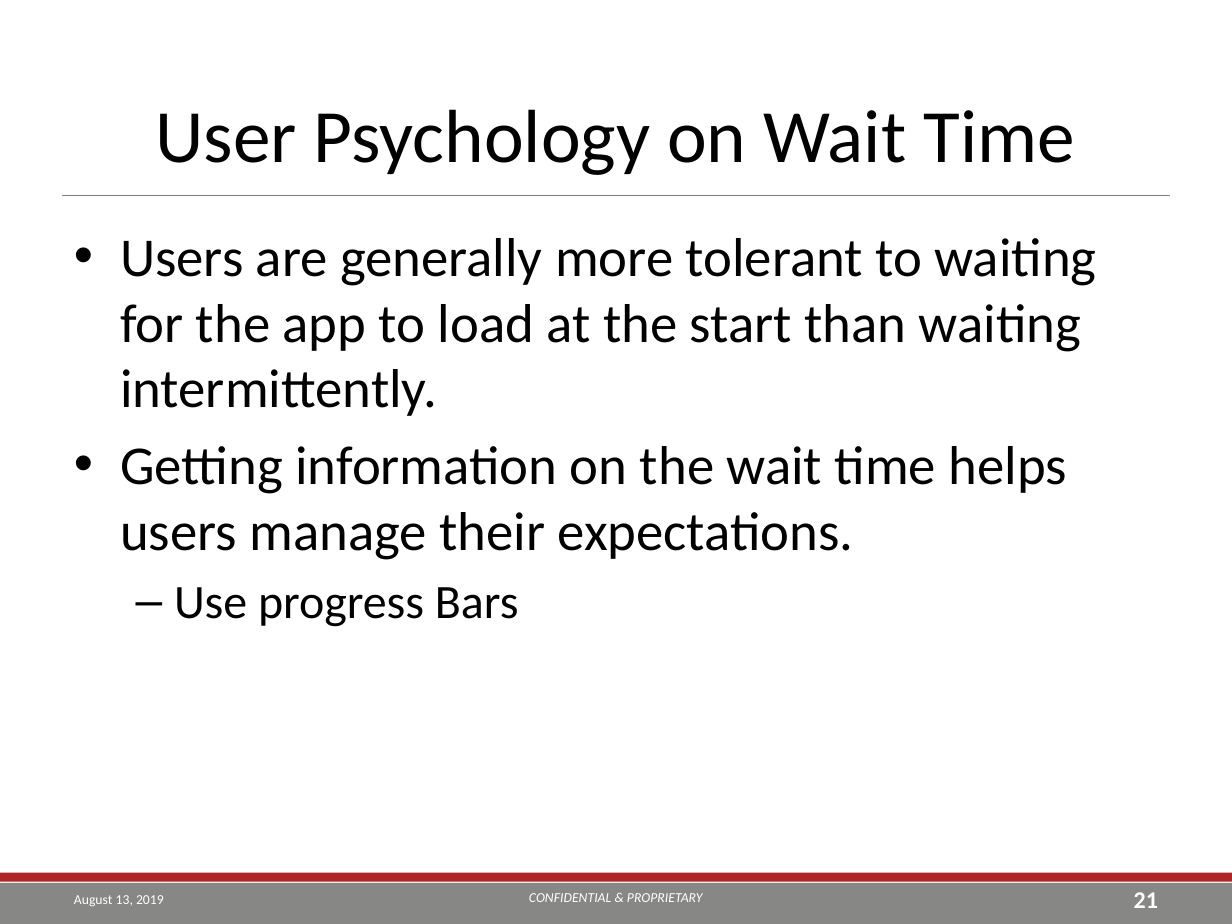
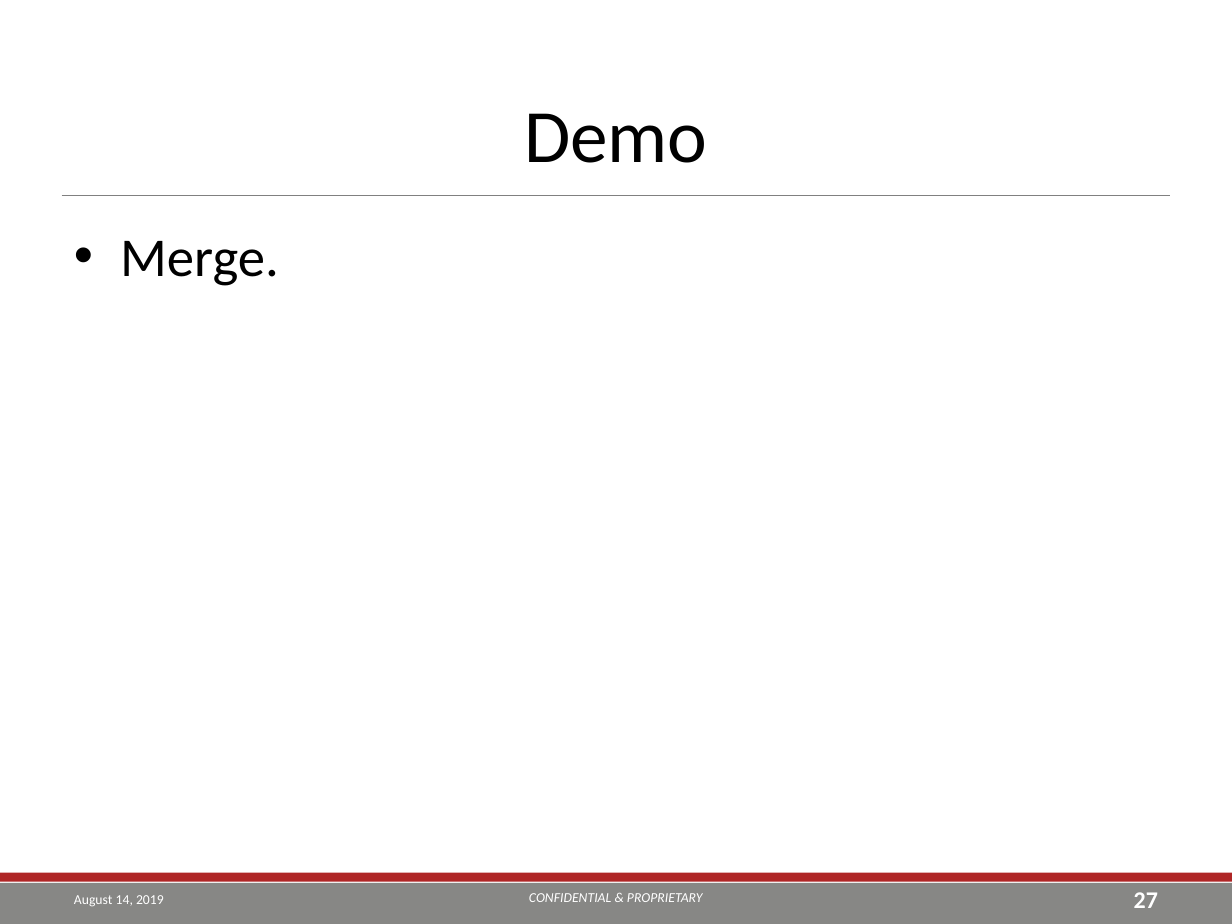
Before and after one commit to TEA-Analytics/ShinyWorkshop, a slide deck: slide 27 of Day 2.pptx (slide 21 before the commit). Drawn at 1232x924 pixels with LibreOffice and Linux fonts; fonts in the diff are those of the drawing; background and template pictures are left out. Boxes give left, top, right and bottom in pixels: in the first picture for what was removed or moved away, otherwise in the second. Text is boxed around its words. In the diff, an @@ line names an element or a change of style, - is before the commit and + after.

```diff
--- a/Day 2.pptx
+++ b/Day 2.pptx
@@ title at [524,113,707,163]: text changed @@
-User Psychology on Wait Time
+Demo
@@ text at [120,241,279,286]: text changed @@
-• Users are generally more tolerant to waiting for the app to load at the start than waiting intermittently.
-• Getting information on the wait time helps users manage their expectations.
-  – Use progress Bars
+• Merge.
@@ text at [74,895,164,906]: text changed @@
-August 13, 2019
+August 14, 2019
@@ page number at [1134,892,1158,908]: text changed @@
-21
+27
```
Also in this commit, not shown: 29 other slides changed, 8 slides added, 47 other files.
